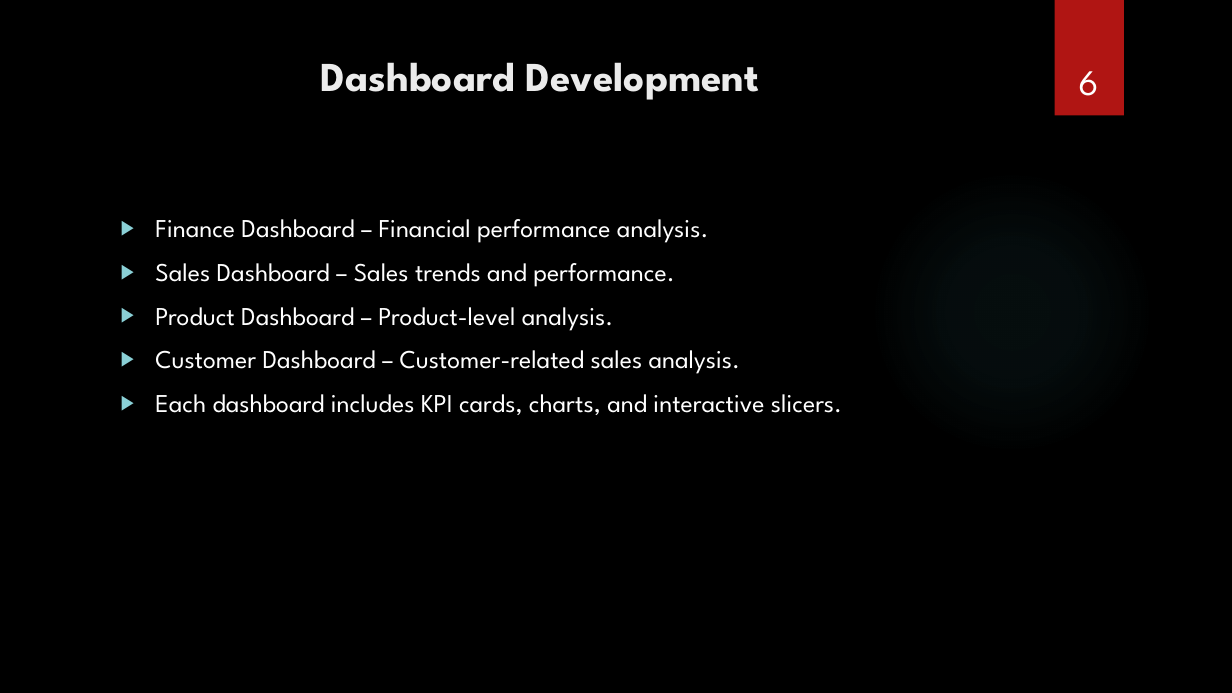
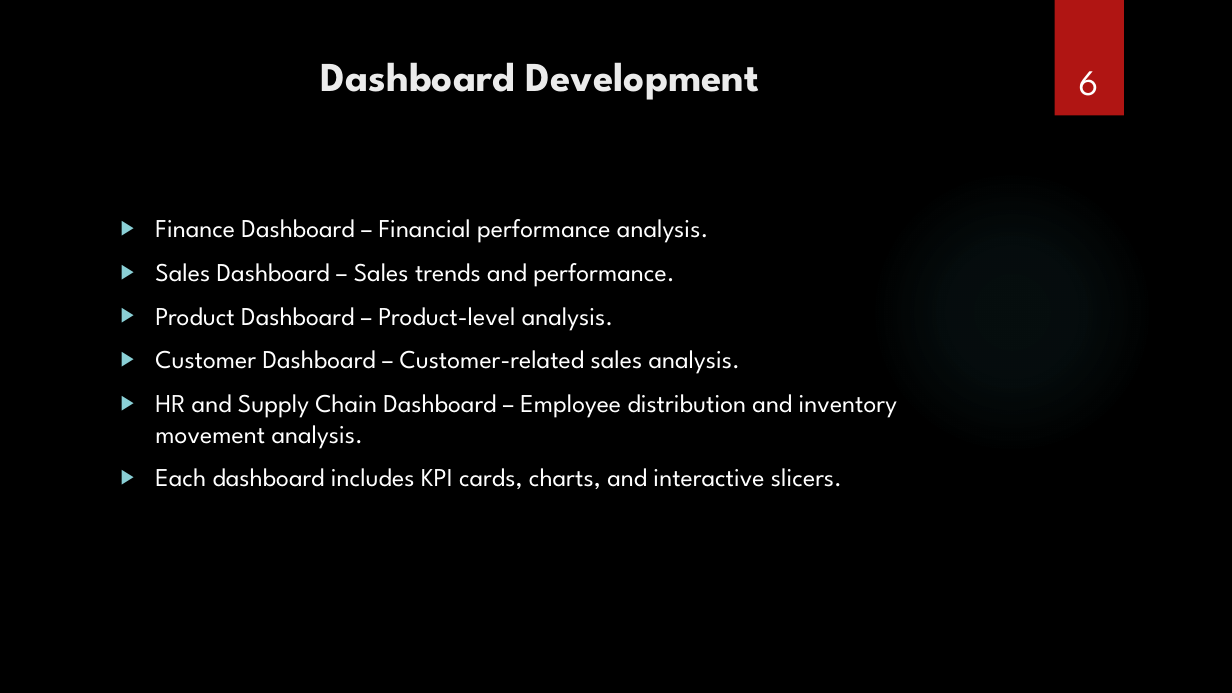
Before and after one commit to kushalahari24/DA-01-Enterprise-BI-Suite, a slide deck: slide 6 of DA01_Project_Presentation.pptx. Drawn at 1232x693 pixels with LibreOffice and Linux fonts; fonts in the diff are those of the drawing; background and template pictures are left out. Boxes give left, top, right and bottom in pixels: in the first picture for what was removed or moved away, otherwise in the second. Text is boxed around its words. In the diff, an @@ line names an element or a change of style, - is before the commit and + after.

```diff
--- a/DA01_Project_Presentation.pptx
+++ b/DA01_Project_Presentation.pptx
@@ text at [155,394,897,449]: paragraph added @@
+▶ HR and Supply Chain Dashboard – Employee distribution and inventory movement analysis.
```
Also in this commit, not shown: 1 other slide changed, 6 other files.
